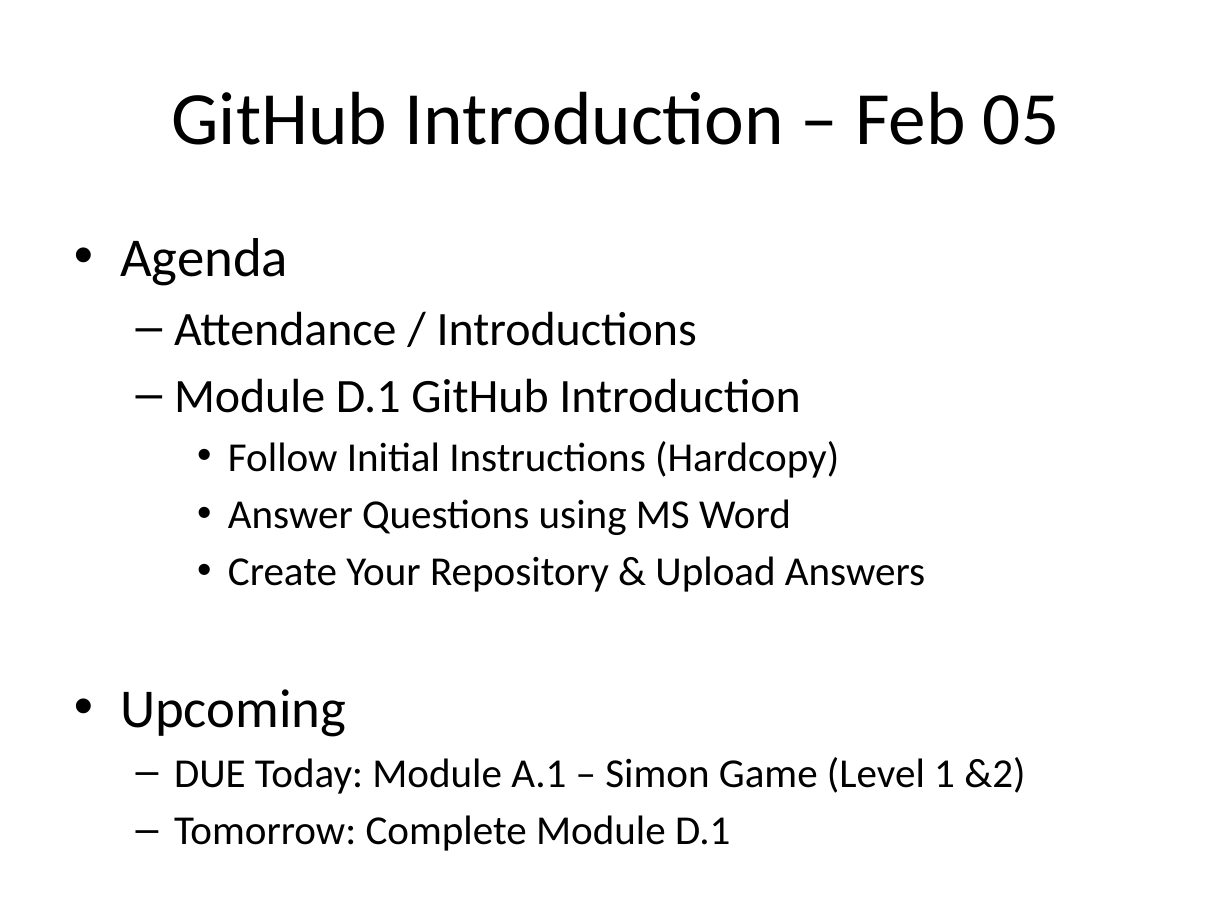
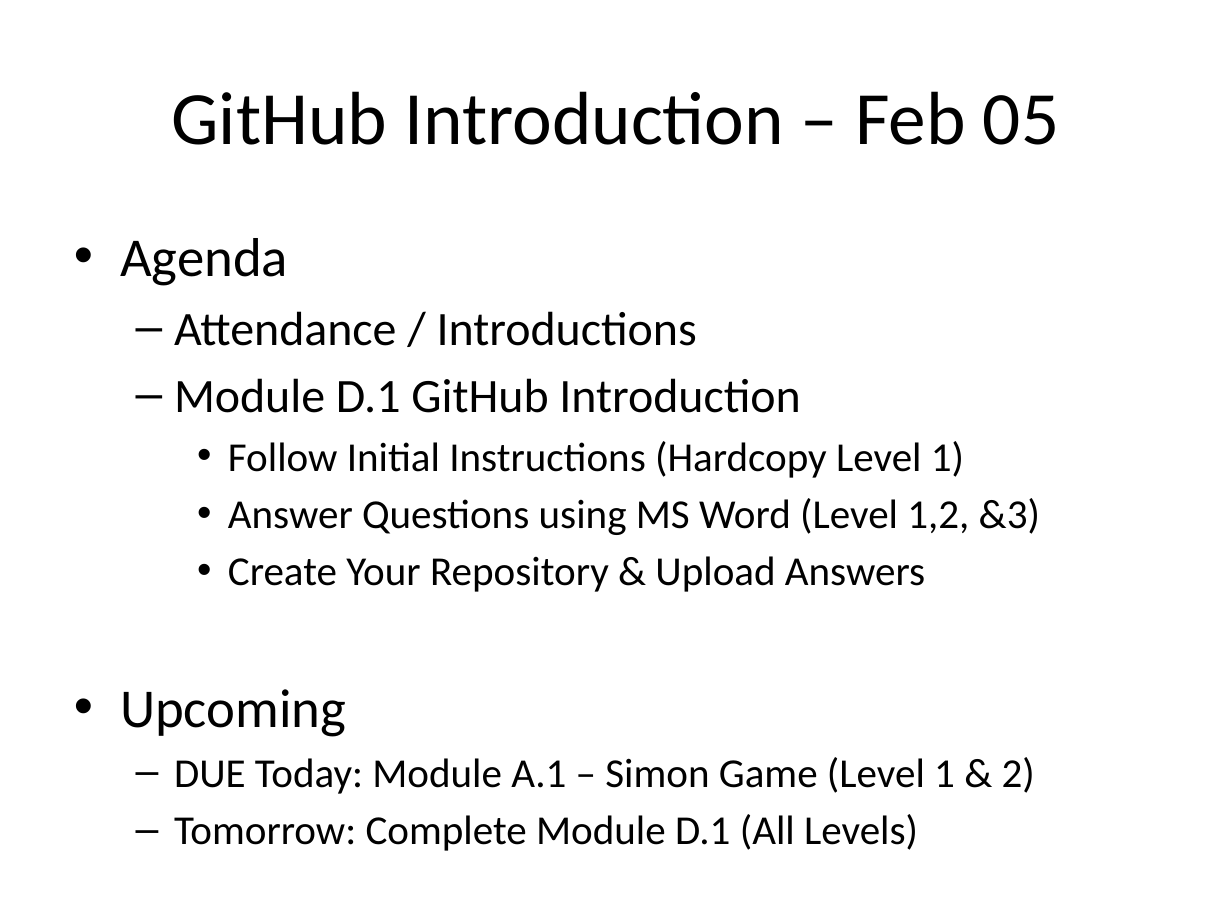
Before and after one commit to Greg5519/Old2O, a slide deck: slide 2 of Daily Agendas/Day1.2_GitHubIntroduction.pptx. Drawn at 1232x924 pixels with LibreOffice and Linux fonts; fonts in the diff are those of the drawing. Boxes give left, top, right and bottom in pixels: in the first picture for what was removed or moved away, otherwise in the second. Text is boxed around its words. In the diff, an @@ line names an element or a change of style, - is before the commit and + after.

```diff
--- a/Daily Agendas/Day1.2_GitHubIntroduction.pptx
+++ b/Daily Agendas/Day1.2_GitHubIntroduction.pptx
@@ text at <box>228,441,1040,535</box>: text changed @@
-    • Follow Initial Instructions (Hardcopy)
-    • Answer Questions using MS Word
+    • Follow Initial Instructions (Hardcopy Level 1)
+    • Answer Questions using MS Word (Level 1,2, &3)
@@ text at <box>174,757,1035,845</box>: text changed @@
-  – DUE Today: Module A.1 – Simon Game (Level 1 &2)
-  – Tomorrow: Complete Module D.1
+  – DUE Today: Module A.1 – Simon Game (Level 1 & 2)
+  – Tomorrow: Complete Module D.1 (All Levels)
```
Also in this commit, not shown: 1 other file.
